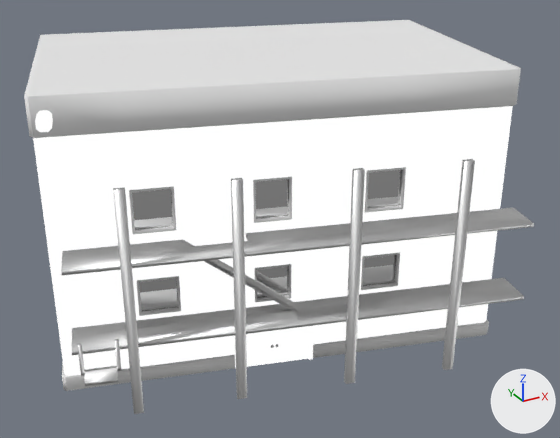
A saved change to the glTF model Sviluppo/Godot/models/apartment.glb.
Both versions are drawn from a 50 mm camera at (-54.5, -25.4, 44.9) aimed at (-15.9, 44.7, 9.8). Arrows for +X, +Y and +Z are at lower right; the lights stay in place. The picture after the commit comes second. Where no turn or scale is listed for an object, it has been applied to the vertices. Vertices at exactly the same position are counted once.

The older version as bpy lines, for what is in view:
```python
me_cube_005 = bpy.data.meshes.new('Cube.005')
me_cube_005.from_pydata(...)  # 512 vertices, 1000 faces; spans x -25.74..-18.03, y 33.81..36.33, z -1.6..3.67
# faces by material slot: [104, 896]
me_cube_005.materials.append(mat_wood)
me_cube_005.materials.append(mat_metal)
me_cube_007 = bpy.data.meshes.new('Cube.007')
me_cube_007.from_pydata(...)  # 906 vertices, 1756 faces; spans x -26.0..26.1, y -24.4..20.2, z -14.7..15.5
# faces by material slot: [188, 520, 140, 568, 332, 8]
me_cube_007.materials.append(mat_metal_001)  # white #e7e7e7
me_cube_007.materials.append(mat_apartment)
me_cube_007.materials.append(mat_windows)  # white #e7e7e7
me_cube_007.materials.append(mat_concrete_base)  # white #e7e7e7
me_cube_007.materials.append(mat_concrete_roof)  # white #e7e7e7
me_cube_007.materials.append(mat_black)
ob_ap1_001 = bpy.data.objects.new('ap1.001', me_cube_005)
ob_ap1_001.location = (0.0, 0.0, 0.0)
ob_ap1_002 = bpy.data.objects.new('ap1.002', me_cube_007)
ob_ap1_002.location = (-16.46, 48.55, 12.58)
```
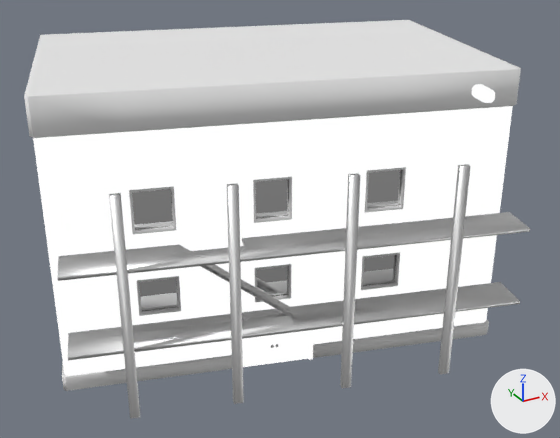
Changed parts and their boxes [x1, y1, x2, y2] in the pictures (560 x 438 px; the box of a moved part takes in the faces that stretch with it):
```json
{"object": "ap1.002", "change": "reshaped", "before": [24, 20, 534, 414], "after": [24, 20, 530, 419]}
{"part": 1, "of": "me_cube_007", "change": "moved or reshaped", "before": [61, 208, 534, 355], "after": [57, 212, 530, 360]}
{"part": 2, "of": "me_cube_007", "change": "moved or reshaped", "before": [113, 187, 144, 414], "after": [109, 193, 140, 419]}
{"part": 3, "of": "me_cube_007", "change": "moved or reshaped", "before": [231, 178, 247, 399], "after": [227, 183, 244, 404]}
{"part": 4, "of": "me_cube_007", "change": "moved or reshaped", "before": [344, 168, 365, 384], "after": [340, 173, 361, 388]}
{"part": 5, "of": "me_cube_007", "change": "moved or reshaped", "before": [442, 159, 475, 370], "after": [438, 164, 471, 374]}
{"part": 6, "of": "me_cube_007", "change": "moved or reshaped", "before": [35, 110, 53, 132], "after": [472, 84, 495, 103]}
{"part": 7, "of": "me_cube_007", "change": "deleted", "before": [77, 339, 122, 386]}
```

The change, as JSON lines over the scene's bpy script:
```json
{"block": "me_cube_007", "where": "# used by ob_ap1_002; location = (-16.46, 48.55, 12.58)"}
{"op": "remove", "block": "me_cube_007", "code": "me_cube_007.from_pydata(...)  # 906 vertices, 1756 faces; spans x -26.0..26.1, y -24.4..20.2, z -14.7..15.5"}
{"op": "add", "block": "me_cube_007", "code": "me_cube_007.from_pydata(...)  # 872 vertices, 1700 faces; spans x -26.0..26.1, y -24.3..20.2, z -15.1..15.5"}
{"block": "me_cube_007", "change": "me_cube_007 part 1: the loose piece of 48 vertices spanning x -25.7..19.3, y -24.4..-8.0, z -7.7..0.9 is moved by (-0.4, 0.1, -0.5)"}
{"block": "me_cube_007", "change": "me_cube_007 part 2: the loose piece of 8 vertices spanning x -21.0..-19.9, y -14.3..-13.5, z -14.7..8.3 is moved by (-0.4, 0.1, -0.5)"}
{"block": "me_cube_007", "change": "me_cube_007 part 3: the loose piece of 8 vertices spanning x -11.3..-10.2, y -17.1..-16.3, z -14.7..8.3 is moved by (-0.4, 0.1, -0.5)"}
{"block": "me_cube_007", "change": "me_cube_007 part 4: the loose piece of 8 vertices spanning x -0.6..0.5, y -20.1..-19.3, z -14.7..8.3 is moved by (-0.4, 0.1, -0.5)"}
{"block": "me_cube_007", "change": "me_cube_007 part 5: the loose piece of 8 vertices spanning x 9.8..10.8, y -23.0..-22.2, z -14.7..8.3 is moved by (-0.4, 0.1, -0.5)"}
{"block": "me_cube_007", "change": "me_cube_007 part 6: the loose piece of 24 vertices spanning x -25.9..-23.9, y -10.6..-7.7, z 13.1..14.3 is moved by (38.5, -10.8, 0.0)"}
{"block": "me_cube_007", "change": "me_cube_007 part 7: the loose piece of 28 vertices spanning x -25.4..-21.6, y -15.4..-12.4, z -9.6..-6.4 is deleted"}
{"block": "me_cube_007", "change": "other edits to the shape of me_cube_007 do not show in these pictures"}
```
